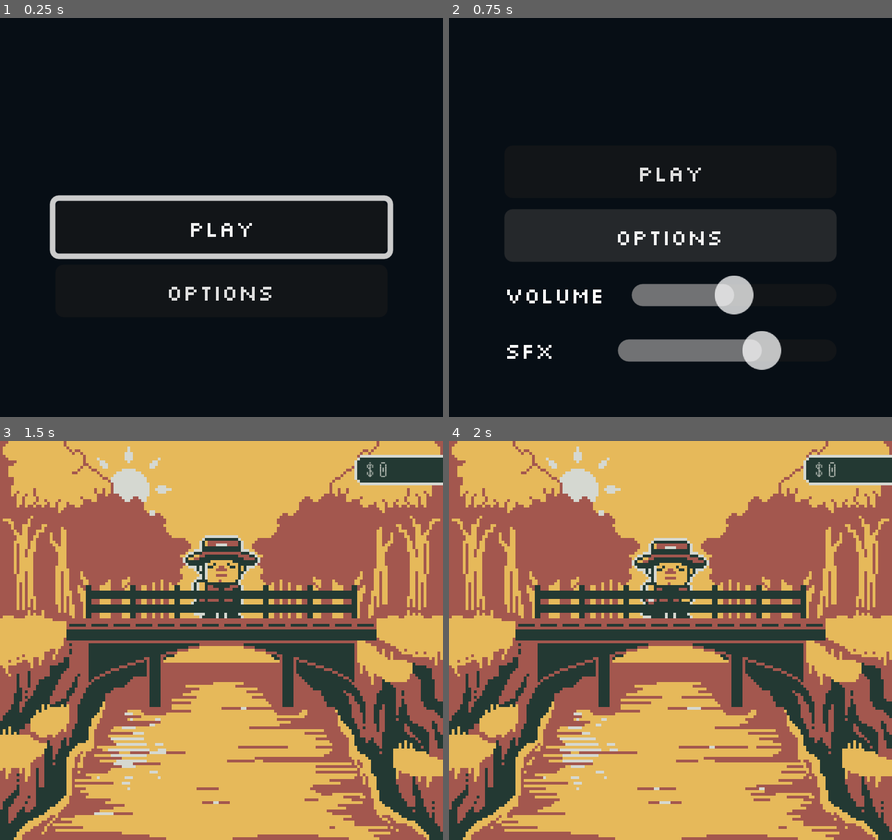
Above: before the commit, frames 1-4 (two rows, left to right).
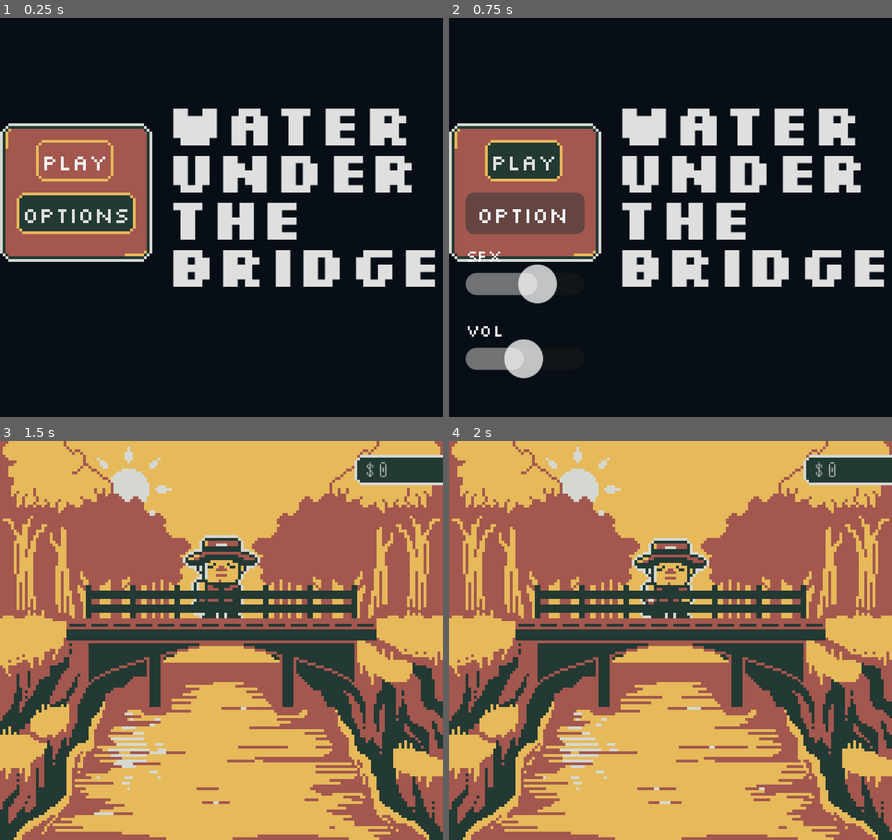
Above: after the commit, the same moments.

Repository: vida85/water-under-the-bridge
Game: Godot game, scene res://scenes/main menu/MainMenu.tscn
Two runs of this game, one before a commit and one after it. Both use one fixed random seed, a clock stepped at 60 frames per second and the inputs below.
Inputs:
- Up to frame 1 (0.25 s): no input
- Up to frame 2 (0.75 s): click "Options" (after the commit: "options") at 0.5 s
- Up to frame 3 (1.5 s): click "Play" (after the commit: "play") at 1.25 s
- Up to frame 4 (2 s): no input

The runs differ from the first frame. In frame 1, 24% of the frame differs, in the area x 0-99%, y 22-71%; in frame 2, 34%, in the area x 0-99%, y 22-91%; in frame 3, nothing differs; in frame 4, nothing differs.

Commit message:
added money visuals display and fixed ui in popup

Diff:
--- a/magnet-gold/objects/item/item.gd
+++ b/magnet-gold/objects/item/item.gd
@@ -62,6 +62,7 @@
 	tween.set_ease(Tween.EASE_IN).set_trans(Tween.TRANS_SINE).set_parallel(true)
 	tween.tween_property(self, "scale", Vector2.ZERO, COIN_TRANSITION_TIME)
 	await tween.tween_property(self, "global_position", coin_end_position.global_position, COIN_TRANSITION_TIME).finished
+	GameState.update_cash(item_resource.value)
 	bell_sfx.play()
 	splash.emitting = true
 	await get_tree().create_timer(1.0).timeout
--- a/magnet-gold/resources/game_theme.tres
+++ b/magnet-gold/resources/game_theme.tres
@@ -1,10 +1,34 @@
 [gd_resource type="Theme" format=3 uid="uid://cst0ttagts4k6"]
 
-[ext_resource type="Texture2D" uid="uid://b0ry70i2pbnkl" path="res://shared assets/images/textures/UI.png" id="1_mfept"]
+[ext_resource type="Texture2D" uid="uid://llhnhyp3hu7e" path="res://shared assets/images/textures/ui-button.png" id="1_mfept"]
+[ext_resource type="Texture2D" uid="uid://qhaulhhwclip" path="res://shared assets/images/textures/ui-button-focus.png" id="1_oitfk"]
 [ext_resource type="FontFile" uid="uid://csrsbkr1453td" path="res://shared assets/fonts/Silkscreen-Regular.ttf" id="2_mfept"]
+[ext_resource type="Texture2D" uid="uid://dt8v8lruf8eyi" path="res://shared assets/images/textures/ui-button-active.png" id="3_jqkxy"]
+[ext_resource type="Texture2D" uid="uid://b0ry70i2pbnkl" path="res://shared assets/images/textures/UI.png" id="3_lyffh"]
+
+[sub_resource type="StyleBoxTexture" id="StyleBoxTexture_mfept"]
+texture = ExtResource("1_oitfk")
+texture_margin_left = 2.0
+texture_margin_top = 2.0
+texture_margin_right = 2.0
+texture_margin_bottom = 2.0
+
+[sub_resource type="StyleBoxTexture" id="StyleBoxTexture_4qhqp"]
+texture = ExtResource("1_mfept")
+texture_margin_left = 2.0
+texture_margin_top = 2.0
+texture_margin_right = 2.0
+texture_margin_bottom = 2.0
+
+[sub_resource type="StyleBoxTexture" id="StyleBoxTexture_bhhdj"]
+texture = ExtResource("3_jqkxy")
+texture_margin_left = 2.0
+texture_margin_top = 2.0
+texture_margin_right = 2.0
+texture_margin_bottom = 2.0
 
 [sub_resource type="StyleBoxTexture" id="StyleBoxTexture_jj0sy"]
-texture = ExtResource("1_mfept")
+texture = ExtResource("3_lyffh")
 texture_margin_left = 4.0
 texture_margin_top = 4.0
 texture_margin_right = 4.0
@@ -14,4 +38,7 @@
 [resource]
 default_font = ExtResource("2_mfept")
 default_font_size = 8
+Button/styles/focus = SubResource("StyleBoxTexture_mfept")
+Button/styles/normal = SubResource("StyleBoxTexture_4qhqp")
+Button/styles/pressed = SubResource("StyleBoxTexture_bhhdj")
 PanelContainer/styles/panel = SubResource("StyleBoxTexture_jj0sy")
--- a/magnet-gold/scenes/game ui/main_game_ui.gd
+++ b/magnet-gold/scenes/game ui/main_game_ui.gd
@@ -8,4 +8,4 @@
 
 
 func update_cash(value: float) -> void:
-	cash_label.text = "$ " + str(value)
+	cash_label.text = "$ " + str(round(value))
--- a/magnet-gold/scenes/main menu/MainMenu.tscn
+++ b/magnet-gold/scenes/main menu/MainMenu.tscn
@@ -3,6 +3,19 @@
 [ext_resource type="Theme" uid="uid://cst0ttagts4k6" path="res://resources/game_theme.tres" id="1_c7oo3"]
 [ext_resource type="Script" uid="uid://b12eteptwcg63" path="res://scenes/main menu/main_menu.gd" id="1_v04ij"]
 [ext_resource type="AudioStream" uid="uid://dqjmlemu4qmy8" path="res://shared assets/audio/music/first_song.mp3" id="3_4nwu2"]
+[ext_resource type="FontFile" uid="uid://c7xiwktiwt2qx" path="res://shared assets/fonts/Silkscreen-Bold.ttf" id="4_fxkxh"]
+
+[sub_resource type="LabelSettings" id="LabelSettings_4nwu2"]
+font_size = 6
+
+[sub_resource type="LabelSettings" id="LabelSettings_fxkxh"]
+font_size = 6
+
+[sub_resource type="LabelSettings" id="LabelSettings_176rl"]
+line_spacing = -11.97
+font = ExtResource("4_fxkxh")
+font_size = 21
+font_color = Color(0.8745098, 0.8745098, 0.8745098, 1)
 
 [node name="MainMenu" type="Control" unique_id=1547466342]
 layout_mode = 3
@@ -27,43 +40,89 @@
 grow_horizontal = 2
 grow_vertical = 2
 
-[node name="MarginContainer" type="MarginContainer" parent="." unique_id=1997605265]
+[node name="PanelContainer" type="PanelContainer" parent="." unique_id=711328960]
+custom_minimum_size = Vector2(0, 50)
+custom_maximum_size = Vector2(60, 50)
 layout_mode = 1
-anchors_preset = 15
-anchor_right = 1.0
-anchor_bottom = 1.0
-grow_horizontal = 2
+anchors_preset = 4
+anchor_top = 0.5
+anchor_bottom = 0.5
+offset_top = -34.0
+offset_right = 55.0
+offset_bottom = 16.0
 grow_vertical = 2
-theme_override_constants/margin_left = 20
-theme_override_constants/margin_top = 50
-theme_override_constants/margin_right = 20
-theme_override_constants/margin_bottom = 20
 
-[node name="VBoxContainer" type="VBoxContainer" parent="MarginContainer" unique_id=1850961834]
+[node name="MarginContainer2" type="MarginContainer" parent="PanelContainer" unique_id=900285300]
 layout_mode = 2
-size_flags_vertical = 4
+theme_override_constants/margin_left = 2
+theme_override_constants/margin_top = 2
+theme_override_constants/margin_right = 2
+theme_override_constants/margin_bottom = 2
 
-[node name="PlayButton" type="Button" parent="MarginContainer/VBoxContainer" unique_id=2059346895]
+[node name="VBoxContainer3" type="VBoxContainer" parent="PanelContainer/MarginContainer2" unique_id=484608550]
+visible = false
+propagate_maximum_size = false
+layout_mode = 2
+
+[node name="VBoxContainer" type="VBoxContainer" parent="PanelContainer/MarginContainer2" unique_id=29284775]
+propagate_maximum_size = false
+layout_mode = 2
+theme_override_constants/separation = 12
+
+[node name="VBoxContainer" type="VBoxContainer" parent="PanelContainer/MarginContainer2/VBoxContainer" unique_id=940043547]
+custom_maximum_size = Vector2(-1, 25)
+propagate_maximum_size = false
+layout_mode = 2
+
+[node name="PlayButton" type="Button" parent="PanelContainer/MarginContainer2/VBoxContainer/VBoxContainer" unique_id=1028818363]
 unique_name_in_owner = true
 layout_mode = 2
-text = "Play"
+size_flags_horizontal = 4
+size_flags_vertical = 4
+text = "play"
 
-[node name="OptionsButton" type="Button" parent="MarginContainer/VBoxContainer" unique_id=974679523]
+[node name="OptionsButton" type="Button" parent="PanelContainer/MarginContainer2/VBoxContainer/VBoxContainer" unique_id=375118447]
 unique_name_in_owner = true
 layout_mode = 2
-text = "Options"
+size_flags_vertical = 3
+text = "options"
 
-[node name="OptionVolumeContainer" type="HBoxContainer" parent="MarginContainer/VBoxContainer" unique_id=663454287]
+[node name="VBoxContainer2" type="VBoxContainer" parent="PanelContainer/MarginContainer2/VBoxContainer" unique_id=692420038]
+layout_mode = 2
+
+[node name="OptionSfxContainer" type="VBoxContainer" parent="PanelContainer/MarginContainer2/VBoxContainer/VBoxContainer2" unique_id=21716969]
 unique_name_in_owner = true
 layout_mode = 2
-size_flags_vertical = 4
-theme_override_constants/separation = 10
+theme_override_constants/separation = -3
 
-[node name="VolumeLabel" type="Label" parent="MarginContainer/VBoxContainer/OptionVolumeContainer" unique_id=174786940]
+[node name="SfxLabel" type="Label" parent="PanelContainer/MarginContainer2/VBoxContainer/VBoxContainer2/OptionSfxContainer" unique_id=1895001312]
+custom_minimum_size = Vector2(0, 10)
+custom_maximum_size = Vector2(-1, 20)
 layout_mode = 2
-text = "Volume"
+text = "Sfx"
+label_settings = SubResource("LabelSettings_4nwu2")
 
-[node name="VolumeHSlider" type="HSlider" parent="MarginContainer/VBoxContainer/OptionVolumeContainer" unique_id=1329709352]
+[node name="SfxHSlider" type="HSlider" parent="PanelContainer/MarginContainer2/VBoxContainer/VBoxContainer2/OptionSfxContainer" unique_id=1876577420]
+unique_name_in_owner = true
+layout_mode = 2
+size_flags_horizontal = 3
+max_value = 1.0
+step = 0.001
+value = 0.7
+
+[node name="OptionVolumeContainer" type="VBoxContainer" parent="PanelContainer/MarginContainer2/VBoxContainer/VBoxContainer2" unique_id=488102402]
+unique_name_in_owner = true
+layout_mode = 2
+theme_override_constants/separation = -3
+
+[node name="VolumeLabel" type="Label" parent="PanelContainer/MarginContainer2/VBoxContainer/VBoxContainer2/OptionVolumeContainer" unique_id=174786940]
+custom_minimum_size = Vector2(0, 10)
+custom_maximum_size = Vector2(-1, 20)
+layout_mode = 2
+text = "Vol"
+label_settings = SubResource("LabelSettings_fxkxh")
+
+[node name="VolumeHSlider" type="HSlider" parent="PanelContainer/MarginContainer2/VBoxContainer/VBoxContainer2/OptionVolumeContainer" unique_id=1329709352]
 unique_name_in_owner = true
 layout_mode = 2
 size_flags_horizontal = 3
@@ -71,20 +130,20 @@
 step = 0.001
 value = 0.5
 
-[node name="OptionSfxContainer" type="HBoxContainer" parent="MarginContainer/VBoxContainer" unique_id=1783557686]
-unique_name_in_owner = true
-layout_mode = 2
-size_flags_vertical = 4
-theme_override_constants/separation = 23
-
-[node name="SfxLabel" type="Label" parent="MarginContainer/VBoxContainer/OptionSfxContainer" unique_id=1895001312]
-layout_mode = 2
-text = "Sfx"
-
-[node name="SfxHSlider" type="HSlider" parent="MarginContainer/VBoxContainer/OptionSfxContainer" unique_id=1876577420]
-unique_name_in_owner = true
-layout_mode = 2
-size_flags_horizontal = 3
-max_value = 1.0
-step = 0.001
-value = 0.7
+[node name="Title" type="Label" parent="." unique_id=1480068827]
+layout_mode = 1
+anchors_preset = 6
+anchor_left = 1.0
+anchor_top = 0.5
+anchor_right = 1.0
+anchor_bottom = 0.5
+offset_left = -40.0
+offset_top = -35.34
+offset_bottom = 17.660034
+grow_horizontal = 0
+grow_vertical = 2
+text = "Water
+Under
+the
+Bridge"
+label_settings = SubResource("LabelSettings_176rl")
--- a/magnet-gold/scenes/main menu/main_menu.gd
+++ b/magnet-gold/scenes/main menu/main_menu.gd
@@ -3,8 +3,8 @@
 @onready var play_button: Button = %PlayButton
 @onready var options_button: Button = %OptionsButton
 
-@onready var option_volume_container: HBoxContainer = %OptionVolumeContainer
-@onready var option_sfx_container: HBoxContainer = %OptionSfxContainer
+@onready var option_volume_container: VBoxContainer = %OptionVolumeContainer
+@onready var option_sfx_container: VBoxContainer = %OptionSfxContainer
 
 @onready var volume_h_slider: HSlider = %VolumeHSlider
 @onready var sfx_h_slider: HSlider = %SfxHSlider
--- a/magnet-gold/scenes/mini game/mini_game_v2.gd
+++ b/magnet-gold/scenes/mini game/mini_game_v2.gd
@@ -115,7 +115,7 @@
 func _on_coin_faded_away(value: float) -> void:
 	print()
 	print("Coin value = ", value)
-	GameState.update_cash(value)
+	#GameState.update_cash(value)
 
 
 func _on_area_exited(area: Area2D) -> void:
--- a/magnet-gold/scenes/popups/Popups.tscn
+++ b/magnet-gold/scenes/popups/Popups.tscn
@@ -26,8 +26,8 @@
 debug = true
 
 [node name="PanelContainer" type="PanelContainer" parent="." unique_id=2039678765]
-custom_minimum_size = Vector2(112, 160)
-custom_maximum_size = Vector2(112, 160)
+custom_minimum_size = Vector2(112, 140)
+custom_maximum_size = Vector2(112, 140)
 layout_mode = 1
 anchors_preset = 8
 anchor_left = 0.5
@@ -54,6 +54,7 @@
 propagate_maximum_size = false
 layout_mode = 2
 size_flags_horizontal = 3
+theme_override_constants/separation = 0
 
 [node name="PopupLabel" type="Label" parent="PanelContainer/MarginContainer/VBoxContainer" unique_id=1903965129]
 layout_mode = 2
@@ -63,14 +64,13 @@
 autowrap_mode = 2
 uppercase = true
 
-[node name="DescriptionLabel" type="Label" parent="PanelContainer/MarginContainer/VBoxContainer" unique_id=3927164822]
+[node name="DescriptionLabel" type="Label" parent="PanelContainer/MarginContainer/VBoxContainer" unique_id=-367802474]
 unique_name_in_owner = true
 custom_minimum_size = Vector2(0, 24)
-custom_maximum_size = Vector2(-1, 24)
+custom_maximum_size = Vector2(100, 24)
 layout_mode = 2
-clip_text = true
+theme_override_constants/line_spacing = -5
 horizontal_alignment = 1
-vertical_alignment = 1
 autowrap_mode = 2
 
 [node name="ScrollContainer" type="ScrollContainer" parent="PanelContainer/MarginContainer/VBoxContainer" unique_id=1982884750]
--- a/magnet-gold/scenes/shop/Shop.tscn
+++ b/magnet-gold/scenes/shop/Shop.tscn
@@ -74,6 +74,8 @@
 layout_mode = 2
 size_flags_horizontal = 3
 size_flags_vertical = 3
+metadata/_tab_index = 0
+metadata/_tab_name = "Sell"
 
 [node name="MainContainer" type="VBoxContainer" parent="PanelContainer/MarginContainer/VBoxContainer/TabContainer/SellTab" unique_id=409022619]
 unique_name_in_owner = true
@@ -85,21 +87,23 @@
 layout_mode = 2
 size_flags_horizontal = 3
 size_flags_vertical = 3
+metadata/_tab_index = 1
+metadata/_tab_name = "Buy"
 
 [node name="MainBuyContainer" type="VBoxContainer" parent="PanelContainer/MarginContainer/VBoxContainer/TabContainer/BuyTab" unique_id=478197876]
 unique_name_in_owner = true
 layout_mode = 2
 size_flags_horizontal = 3
 
-[node name="DescriptionLabel" type="Label" parent="PanelContainer/MarginContainer/VBoxContainer" unique_id=3927164821]
+[node name="DescriptionLabel" type="Label" parent="PanelContainer/MarginContainer/VBoxContainer" unique_id=-367802475]
 unique_name_in_owner = true
 custom_minimum_size = Vector2(0, 24)
 custom_maximum_size = Vector2(-1, 24)
 layout_mode = 2
-clip_text = true
 horizontal_alignment = 1
 vertical_alignment = 1
 autowrap_mode = 2
+clip_text = true
 
 [node name="LeaveButton" type="Button" parent="PanelContainer/MarginContainer/VBoxContainer" unique_id=627619736]
 unique_name_in_owner = true
--- a/magnet-gold/scenes/shop/shop.gd
+++ b/magnet-gold/scenes/shop/shop.gd
@@ -60,7 +60,8 @@
 
 func _on_sell_item_pressed(item_resource: ItemResource, button: ItemButton) -> void:
 	GameState.inventory.erase(item_resource)
-	GameState.current_money_earned += item_resource.value
+	#GameState.current_money_earned += item_resource.value
+	GameState.update_cash(item_resource.value)
 	item_resources.erase(item_resource)
 	button.queue_free()
 
@@ -71,7 +72,7 @@
 		description_label.text = "Not enough cash..."
 		return
 
-	GameState.current_money_earned -= price
+	GameState.update_cash(-price)
 	GameState.current_magnet = magnet_type
 	button.queue_free()
 
